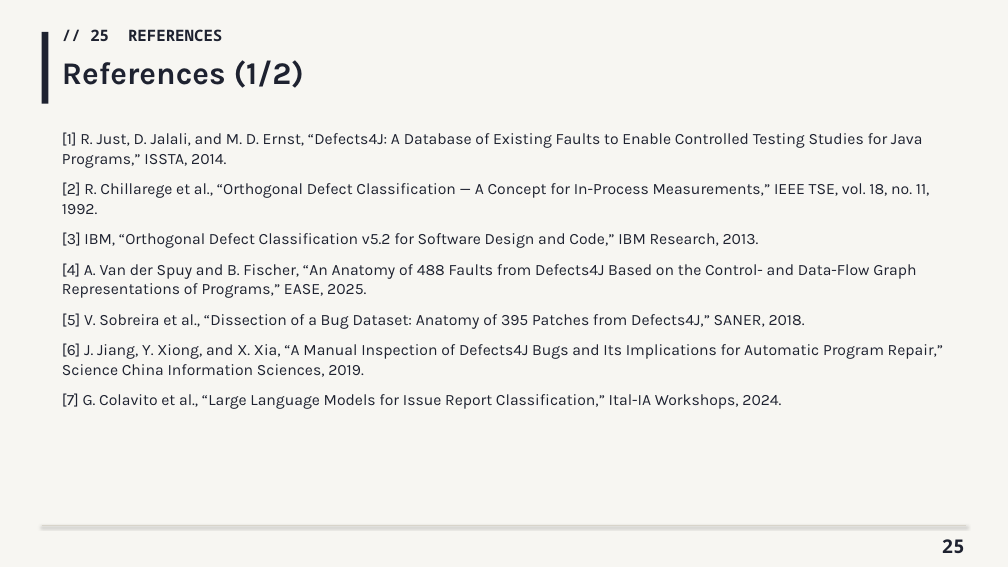
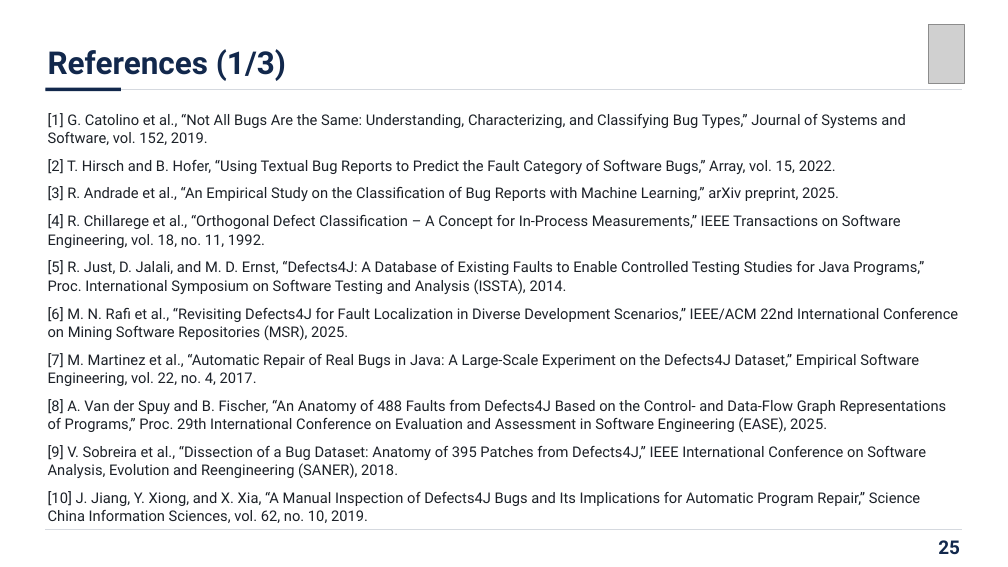
Before and after one commit to hasin023/d4j_odc_implementation, a slide deck: slide 25 of iut_submissions/presentation/Defence/SWE_Orthogonal Defect Classification on Defects4JUsing an LLM-Driven Scientific Approach_Defence_Presentation.pptx. Drawn at 1008x567 pixels with LibreOffice and Linux fonts; fonts in the diff are those of the drawing; grey boxes stand for pictures. Boxes give left, top, right and bottom in pixels: in the first picture for what was removed or moved away, otherwise in the second. Text is boxed around its words. In the diff, an @@ line names an element or a change of style, - is before the commit and + after.

```diff
--- a/iut_submissions/presentation/Defence/SWE_Orthogonal Defect Classification on Defects4JUsing an LLM-Driven Scientific Approach_Defence_Presentation.pptx
+++ b/iut_submissions/presentation/Defence/SWE_Orthogonal Defect Classification on Defects4JUsing an LLM-Driven Scientific Approach_Defence_Presentation.pptx
@@ rectangle removed at [0,0,1008,567] @@
@@ text "References (1/3)" at [48,49,286,81]: vertical alignment top to bottom @@
@@ text removed at [90,29,222,41] @@
-// 25 REFERENCES
@@ picture added at [929,24,964,83] @@
@@ rectangle removed at [42,32,48,104] @@
@@ text at [48,49,286,81]: text changed; font Karla to Roboto; text colour #1E2230 to #12284C @@
-References (1/2)
+References (1/3)
@@ line added from (45, 89) to (963, 89), #D5D9DF 0.75 pt @@
@@ rectangle added at [45,88,121,91], fill #12284C @@
@@ text at [48,113,958,523]: text changed; size 15 to 14 pt; font Karla to Roboto; text colour #1E2230 to #1C2128 @@
-[1] R. Just, D. Jalali, and M. D. Ernst, “Defects4J: A Database of Existing Faults to Enable Controlled Testing Studies for Java Programs,” ISSTA, 2014.
-[2] R. Chillarege et al., “Orthogonal Defect Classification — A Concept for In-Process Measurements,” IEEE TSE, vol. 18, no. 11, 1992.
-[3] IBM, “Orthogonal Defect Classification v5.2 for Software Design and Code,” IBM Research, 2013.
-[4] A. Van der Spuy and B. Fischer, “An Anatomy of 488 Faults from Defects4J Based on the Control- and Data-Flow Graph Representations of Programs,” EASE, 2025.
-[5] V. Sobreira et al., “Dissection of a Bug Dataset: Anatomy of 395 Patches from Defects4J,” SANER, 2018.
-[6] J. Jiang, Y. Xiong, and X. Xia, “A Manual Inspection of Defects4J Bugs and Its Implications for Automatic Program Repair,” Science China Information Sciences, 2019.
-[7] G. Colavito et al., “Large Language Models for Issue Report Classification,” Ital-IA Workshops, 2024.
+[1] G. Catolino et al., “Not All Bugs Are the Same: Understanding, Characterizing, and Classifying Bug Types,” Journal of Systems and Software, vol. 152, 2019.
+[2] T. Hirsch and B. Hofer, “Using Textual Bug Reports to Predict the Fault Category of Software Bugs,” Array, vol. 15, 2022.
+[3] R. Andrade et al., “An Empirical Study on the Classification of Bug Reports with Machine Learning,” arXiv preprint, 2025.
+[4] R. Chillarege et al., “Orthogonal Defect Classification – A Concept for In-Process Measurements,” IEEE Transactions on Software Engineering, vol. 18, no. 11, 1992.
+[5] R. Just, D. Jalali, and M. D. Ernst, “Defects4J: A Database of Existing Faults to Enable Controlled Testing Studies for Java Programs,” Proc. International Symposium on Software Testing and Analysis (ISSTA), 2014.
+[6] M. N. Rafi et al., “Revisiting Defects4J for Fault Localization in Diverse Development Scenarios,” IEEE/ACM 22nd International Conference on Mining Software Repositories (MSR), 2025.
+[7] M. Martinez et al., “Automatic Repair of Real Bugs in Java: A Large-Scale Experiment on the Defects4J Dataset,” Empirical Software Engineering, vol. 22, no. 4, 2017.
+[8] A. Van der Spuy and B. Fischer, “An Anatomy of 488 Faults from Defects4J Based on the Control- and Data-Flow Graph Representations of Programs,” Proc. 29th International Conference on Evaluation and Assessment in Software Engineering (EASE), 2025.
+[9] V. Sobreira et al., “Dissection of a Bug Dataset: Anatomy of 395 Patches from Defects4J,” IEEE International Conference on Software Analysis, Evolution and Reengineering (SANER), 2018.
+[10] J. Jiang, Y. Xiong, and X. Xia, “A Manual Inspection of Defects4J Bugs and Its Implications for Automatic Program Repair,” Science China Information Sciences, vol. 62, no. 10, 2019.
@@ line moved from (42, 526) - (966, 526) to (45, 529) - (963, 529) @@
@@ line (45, 529) - (963, 529): stroke #D8D4CA 1 pt to #D5D9DF 0.75 pt @@
@@ text "25" at [938,540,960,554]: font Noto Sans Mono to Roboto, text colour #1E2230 to #12284C @@
```
Also in this commit, not shown: 14 other slides changed, 13 slides added, 12 slides removed, 6 other files.
